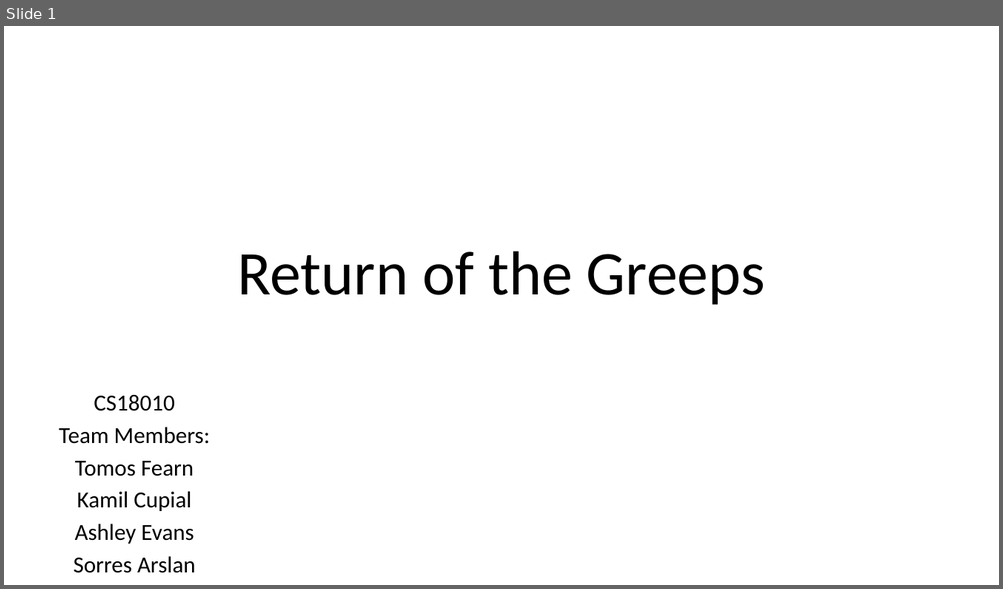
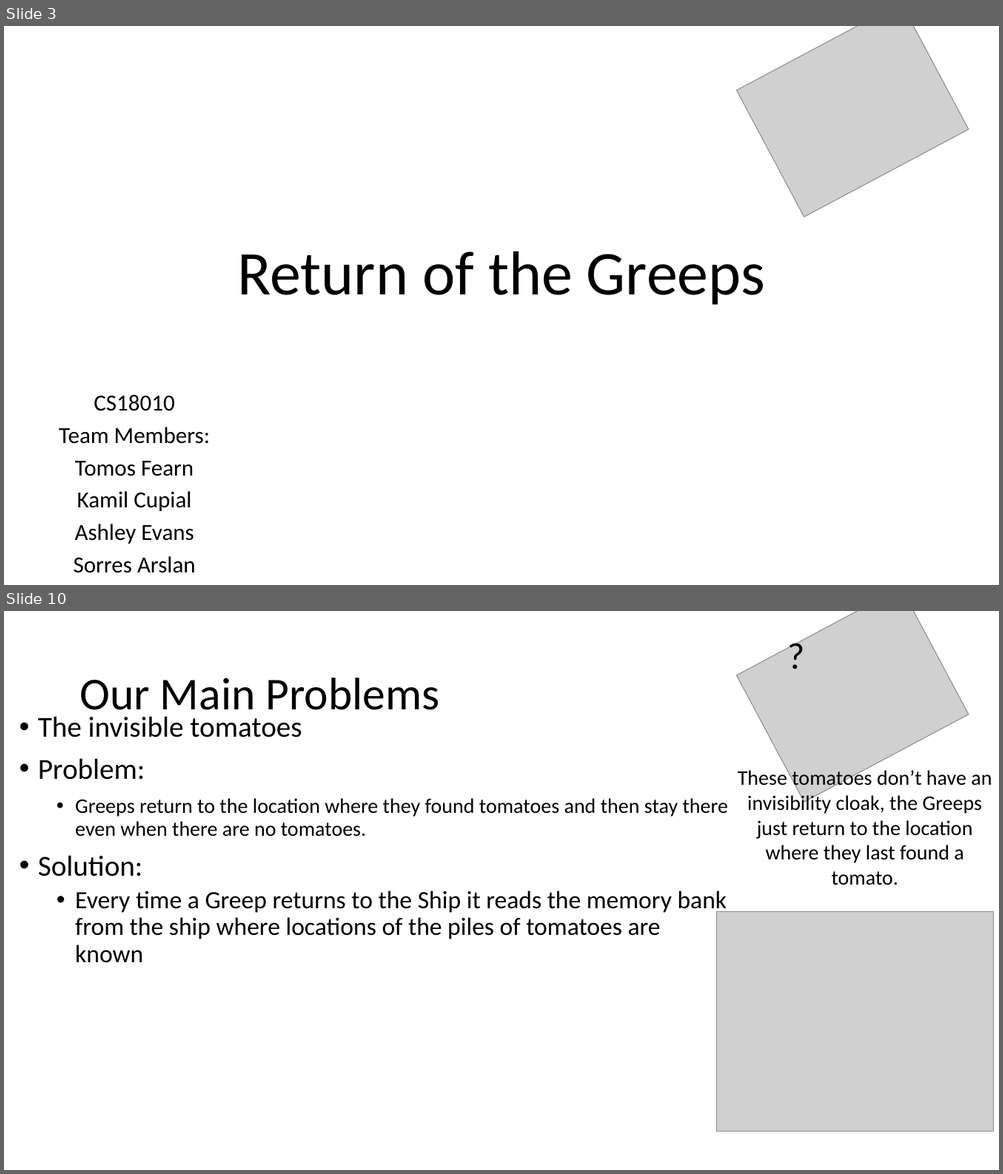
Before and after one commit to tomosfearn/cs18010-presentation, a slide deck: cs18010-presentation-slides.pptx. Shown one above the other, each under a label of ours: slide 1 before the commit, slides 3 and 10 after it; the slides between them are not shown. The pictures are 1003x589 and 1003x1174 pixels, drawn with LibreOffice and Linux fonts; fonts in the diff are those of the drawing; grey boxes stand for pictures. Boxes give left, top, right and bottom in pixels: in the first picture for what was removed or moved away, otherwise in the second. Text is boxed around its words. In the diff, an @@ line names an element or a change of style, - is before the commit and + after.

Commit message:
presentation structure
Just started on creating the structure and content of the presentation

```diff
--- a/cs18010-presentation-slides.pptx
+++ b/cs18010-presentation-slides.pptx
@@ slide 10 added at (4,611,999,1170), background #FFFFFF @@
@@ picture added at (736,611,968,803) @@
@@ text added at (753,628,839,681), 36 pt, text #000000 @@
+?
@@ title added at (79,678,439,721), 44 pt, text #000000 @@
+Our Main Problems
@@ text added at (38,716,728,963), 24 pt, text #000000 @@
+• The invisible tomatoes
+• Problem:
+    • Greeps return to the location where they found tomatoes and then stay there even when there are no tomatoes.
+• Solution:
+  • Every time a Greep returns to the Ship it reads the memory bank from the ship where locations of the piles of tomatoes are known
@@ text added at (737,768,991,886), 20 pt, text #000000 @@
+These tomatoes don’t have an invisibility cloak, the Greeps just return to the location where they last found a tomato.
@@ picture added at (717,911,993,1132) @@
@@ what was slide 1 is now slide 3 @@
@@ slide 3 changed as well @@
@@ picture added at (736,26,968,218) @@
```
Also in this commit, not shown: 10 other slides added, 1 slide removed.
